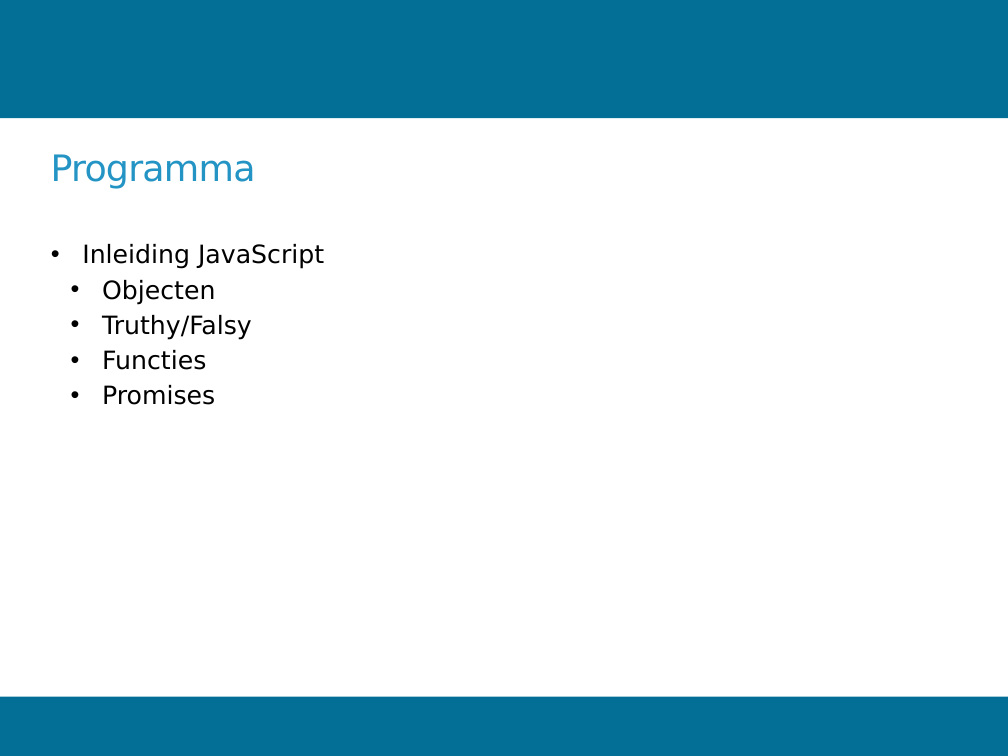
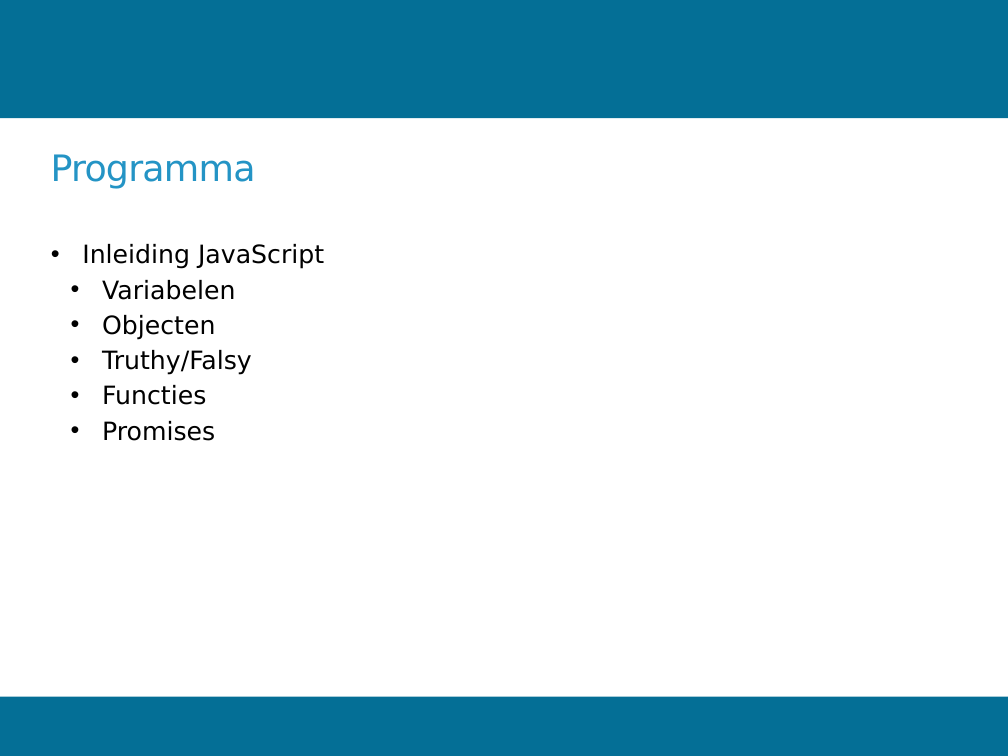
Before and after one commit to Woetjo/introAngular, a slide deck: slide 2 of introJavaScript.pptx. Drawn at 1008x756 pixels with LibreOffice and Linux fonts; fonts in the diff are those of the drawing; background and template pictures are left out. Boxes give left, top, right and bottom in pixels: in the first picture for what was removed or moved away, otherwise in the second. Text is boxed around its words. In the diff, an @@ line names an element or a change of style, - is before the commit and + after.

```diff
--- a/introJavaScript.pptx
+++ b/introJavaScript.pptx
@@ text at [102, 280, 235, 300]: paragraph added @@
+  • Variabelen
```
Also in this commit, not shown: 13 other slides changed, 4 slides added, 1 other file.
